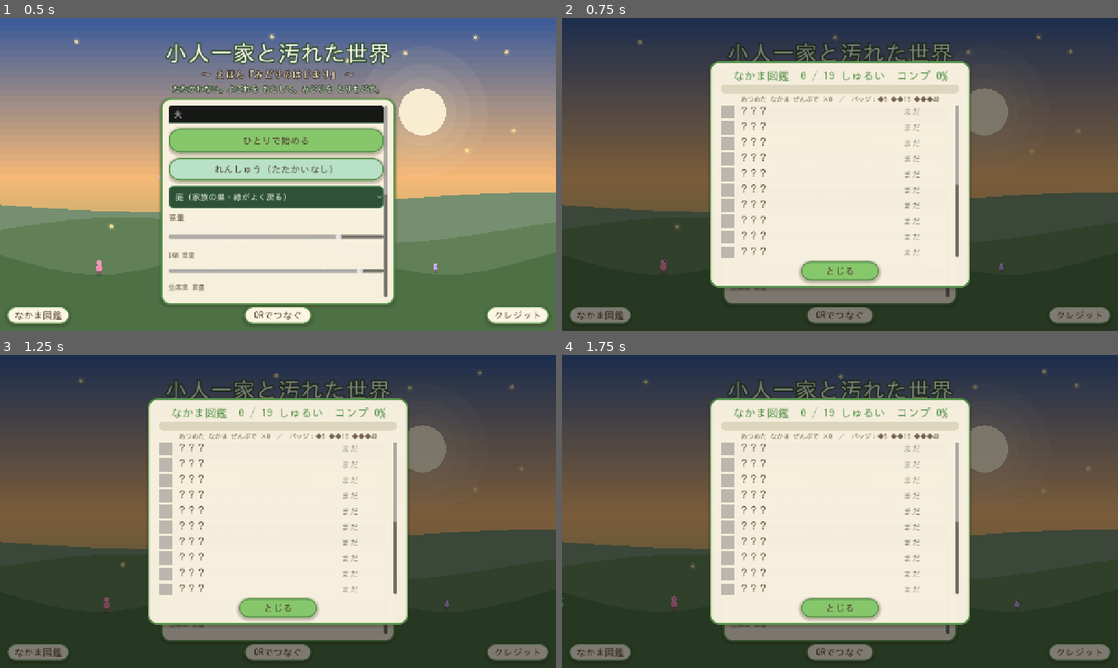
Above: before the commit, frames 1-4 (two rows, left to right).
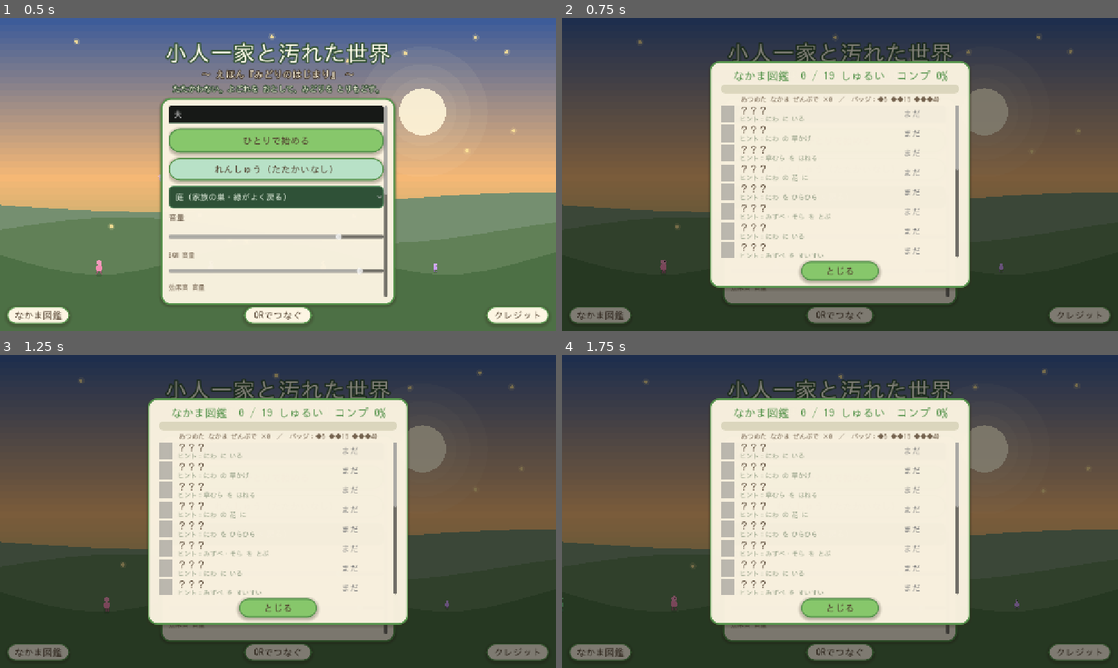
Above: after the commit, the same moments.

Repository: amami-cell/susabiyu-ig-auto
Game: Godot game, scene res://scenes/main.tscn
Two runs of this game, one before a commit and one after it. Both use one fixed random seed, a clock stepped at 60 frames per second and the inputs below.
Inputs:
- Up to frame 1 (0.5 s): no input
- Up to frame 2 (0.75 s): click "なかま図鑑" at 0.5 s
- Up to frame 3 (1.25 s): no input
- Up to frame 4 (1.75 s): click "ひとりで始める" at 1.25 s

Frame 1 is identical in both runs. In frame 2, 1.6% of the frame differs, in the area x 28-72%, y 28-77%; in frame 3, 1.6%; in frame 4, 1.6%.

Commit message:
最強化㉚図鑑の“未発見ヒント”：???に すみか を添えて集めたくさせる
まだ会っていない虫が「？？？／まだ」だけで、どこで会えるか分からず 集める動機が弱かった。
各種に すみか(hint)を持たせ、未発見の行に「ヒント：〇〇にいる」を添える＝
「あそこへ行けば 会える」と 探索・収集の動機を作る（コンプ率と 相乗）。

- DEX_SPECIES：全19種に "hint"（にわ／みずべ／よる／いえ／そら／各“ぬし=山場” 等）を追加。
- _show_dex：未発見(n==0)の行の2段目に「ヒント：<すみか>」を薄い緑で表示（発見済みは従来どおり役割）。

selftest OK。実描画（--dexshot）で 未発見の ??? 行に すみかヒントが出るのを確認。

Co-Authored-By: Claude Opus 4.8 <noreply@anthropic.com>
Claude-Session: https://claude.ai/code/session_01Vw7YN8y4ArxBhwqv8CY4gx

Diff:
--- a/kobito-3d/scenes/ui/lobby.gd
+++ b/kobito-3d/scenes/ui/lobby.gd
@@ -26,25 +26,25 @@
 
 # なかま図鑑の全種（id は data/*.tres のファイル名。色は見分け用の近似）。
 const DEX_SPECIES := [
-	{"id": "ant", "name": "アリ", "color": Color(0.42, 0.32, 0.26), "role": "すばしっこい：手数でついてくる"},
-	{"id": "beetle", "name": "コガネムシ", "color": Color(0.28, 0.46, 0.32), "role": "がんじょうな盾：癒やしが強い"},
-	{"id": "batta", "name": "バッタ", "color": Color(0.52, 0.66, 0.32), "role": "よくはねる：広めにとどく"},
-	{"id": "tentou", "name": "テントウ", "color": Color(0.82, 0.24, 0.22), "role": "がんじょうな盾：癒やしが強い"},
-	{"id": "chou", "name": "チョウ", "color": Color(0.72, 0.52, 0.86), "role": "ひらひら：飛べて ひろくとどく"},
-	{"id": "tonbo", "name": "トンボ", "color": Color(0.32, 0.62, 0.72), "role": "空の担当：空の敵にとどく"},
-	{"id": "hachi", "name": "ハチ", "color": Color(0.92, 0.76, 0.24), "role": "すばやい手数：何度も癒やす"},
-	{"id": "amenbo", "name": "アメンボ", "color": Color(0.5, 0.56, 0.62), "role": "すいすい：水辺を すばやく"},
-	{"id": "gengoro", "name": "ゲンゴロウ", "color": Color(0.18, 0.32, 0.24), "role": "がんじょうな盾：癒やしが強い"},
-	{"id": "queen_ant", "name": "女王アリ", "color": Color(0.55, 0.2, 0.22), "role": "女王の加護：とても強い癒やし"},
-	{"id": "tagame", "name": "タガメ", "color": Color(0.36, 0.31, 0.2), "role": "みずべの ぬし：大きくて力強い"},
-	{"id": "hotaru", "name": "ホタル", "color": Color(0.85, 1.0, 0.5), "role": "ともしび：くらやみを 照らす"},
-	{"id": "moth", "name": "オオガ", "color": Color(0.42, 0.36, 0.3), "role": "よるの ぬし：大きな羽で 力強い"},
-	{"id": "dango", "name": "ダンゴムシ", "color": Color(0.4, 0.42, 0.46), "role": "がんじょうな盾：癒やしが強い"},
-	{"id": "kumo", "name": "クモ", "color": Color(0.3, 0.26, 0.3), "role": "すばしっこい：8本足で 速い"},
-	{"id": "dustlord", "name": "ホコリのぬし", "color": Color(0.5, 0.47, 0.44), "role": "いえの ぬし：大きくて力強い"},
-	{"id": "wata", "name": "ワタムシ", "color": Color(0.9, 0.92, 0.96), "role": "ふわふわ：飛べて 風にのる"},
-	{"id": "ageha", "name": "オオアゲハ", "color": Color(0.95, 0.86, 0.3), "role": "そらの ぬし：大きな羽で 力強い"},
-	{"id": "sludge_lord", "name": "ヘドロの主", "color": Color(0.28, 0.34, 0.26), "role": "汚れのおおもと"},
+	{"id": "ant", "name": "アリ", "color": Color(0.42, 0.32, 0.26), "role": "すばしっこい：手数でついてくる", "hint": "にわ に いる"},
+	{"id": "beetle", "name": "コガネムシ", "color": Color(0.28, 0.46, 0.32), "role": "がんじょうな盾：癒やしが強い", "hint": "にわ の 草かげ"},
+	{"id": "batta", "name": "バッタ", "color": Color(0.52, 0.66, 0.32), "role": "よくはねる：広めにとどく", "hint": "草むら を はねる"},
+	{"id": "tentou", "name": "テントウ", "color": Color(0.82, 0.24, 0.22), "role": "がんじょうな盾：癒やしが強い", "hint": "にわ の 花 に"},
+	{"id": "chou", "name": "チョウ", "color": Color(0.72, 0.52, 0.86), "role": "ひらひら：飛べて ひろくとどく", "hint": "にわ を ひらひら"},
+	{"id": "tonbo", "name": "トンボ", "color": Color(0.32, 0.62, 0.72), "role": "空の担当：空の敵にとどく", "hint": "みずべ・そら を とぶ"},
+	{"id": "hachi", "name": "ハチ", "color": Color(0.92, 0.76, 0.24), "role": "すばやい手数：何度も癒やす", "hint": "にわ に いる"},
+	{"id": "amenbo", "name": "アメンボ", "color": Color(0.5, 0.56, 0.62), "role": "すいすい：水辺を すばやく", "hint": "みずべ を すいすい"},
+	{"id": "gengoro", "name": "ゲンゴロウ", "color": Color(0.18, 0.32, 0.24), "role": "がんじょうな盾：癒やしが強い", "hint": "みずべ の 中"},
+	{"id": "queen_ant", "name": "女王アリ", "color": Color(0.55, 0.2, 0.22), "role": "女王の加護：とても強い癒やし", "hint": "にわ の ぬし（山場）"},
+	{"id": "tagame", "name": "タガメ", "color": Color(0.36, 0.31, 0.2), "role": "みずべの ぬし：大きくて力強い", "hint": "みずべ の ぬし（山場）"},
+	{"id": "hotaru", "name": "ホタル", "color": Color(0.85, 1.0, 0.5), "role": "ともしび：くらやみを 照らす", "hint": "よる の 森 に"},
+	{"id": "moth", "name": "オオガ", "color": Color(0.42, 0.36, 0.3), "role": "よるの ぬし：大きな羽で 力強い", "hint": "よる の ぬし（山場）"},
+	{"id": "dango", "name": "ダンゴムシ", "color": Color(0.4, 0.42, 0.46), "role": "がんじょうな盾：癒やしが強い", "hint": "いえ の すみ"},
+	{"id": "kumo", "name": "クモ", "color": Color(0.3, 0.26, 0.3), "role": "すばしっこい：8本足で 速い", "hint": "いえ の くらがり"},
+	{"id": "dustlord", "name": "ホコリのぬし", "color": Color(0.5, 0.47, 0.44), "role": "いえの ぬし：大きくて力強い", "hint": "いえ の ぬし（山場）"},
+	{"id": "wata", "name": "ワタムシ", "color": Color(0.9, 0.92, 0.96), "role": "ふわふわ：飛べて 風にのる", "hint": "そら を ふわふわ"},
+	{"id": "ageha", "name": "オオアゲハ", "color": Color(0.95, 0.86, 0.3), "role": "そらの ぬし：大きな羽で 力強い", "hint": "そら の ぬし（山場）"},
+	{"id": "sludge_lord", "name": "ヘドロの主", "color": Color(0.28, 0.34, 0.26), "role": "汚れのおおもと", "hint": "汚れの おおもと（さいご）"},
 ]
 var _t := 0.0
 var _seeds: Array[Vector2] = []
@@ -677,6 +677,12 @@
 			role.text = str(sp.get("role", ""))
 			UIKit.style_label(role, 15, UIKit.INK_SOFT)
 			col.add_child(role)
+		else:
+			# まだ見つけていない虫にも “すみか”のヒントを添える＝「あそこに 行けば 会える」と集めたくさせる。
+			var hint := Label.new()
+			hint.text = "ヒント：" + str(sp.get("hint", "どこかに いる"))
+			UIKit.style_label(hint, 15, Color(0.55, 0.6, 0.5))
+			col.add_child(hint)
 		# バッジ（段位）＝同じ種の累計で 銅→銀→金。集める手ごたえを見える化。
 		var tier := Chapter.dex_tier(n)
 		var badge := Label.new()
